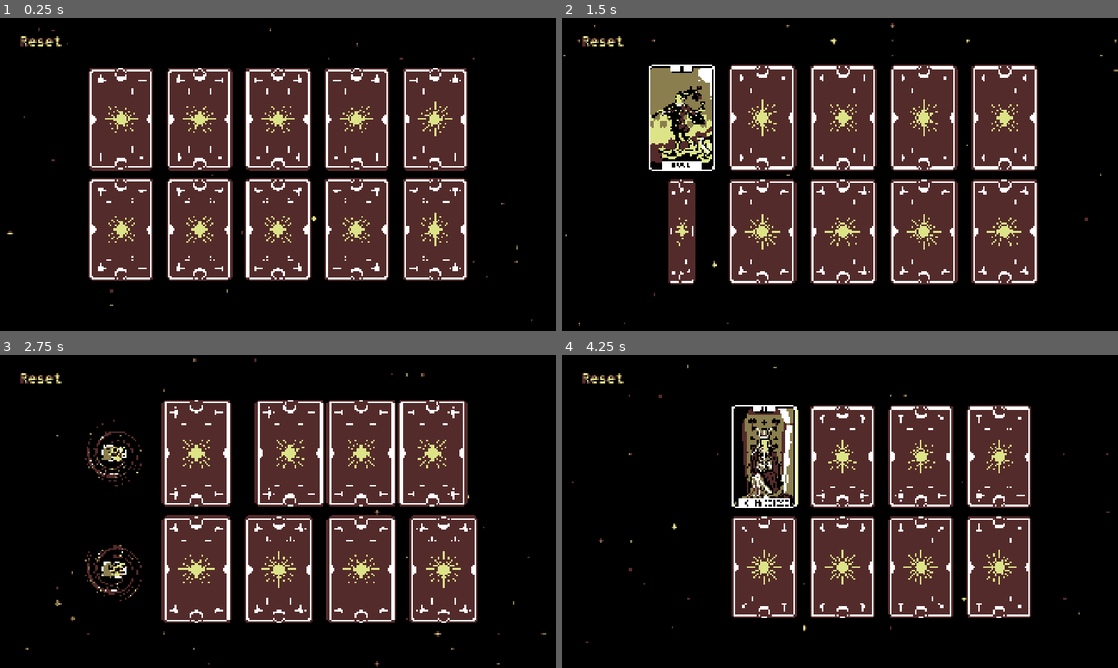
Above: before the commit, frames 1-4 (two rows, left to right).
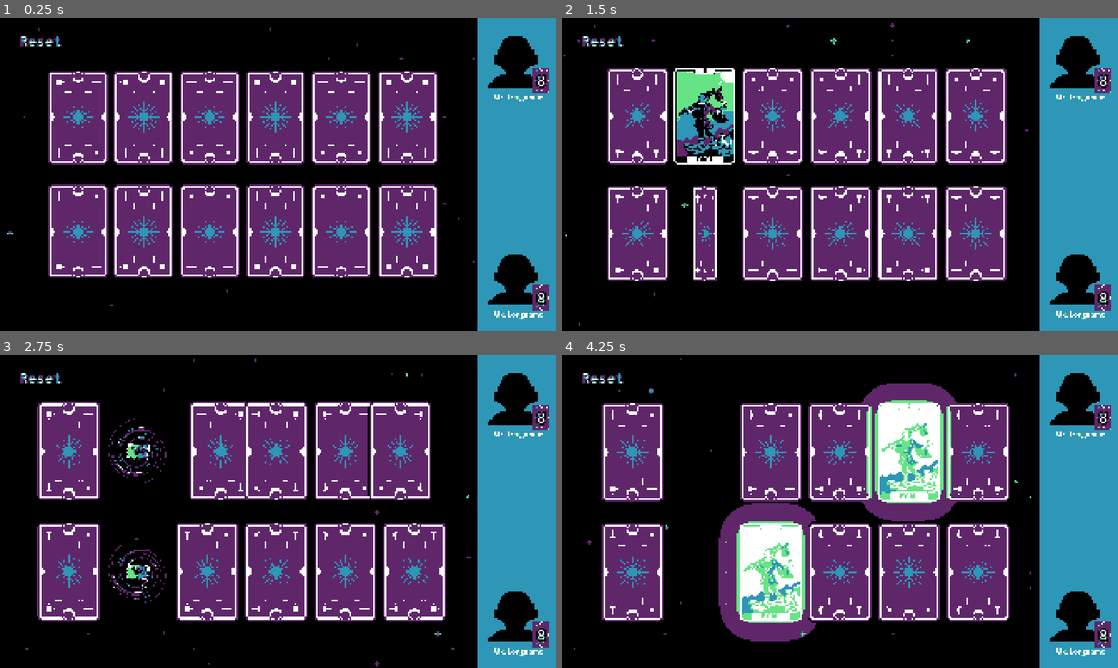
Above: after the commit, the same moments.

Repository: Raisinaut/summer-slow-jam-2026
Game: Godot game, scene res://gameplay/levels/level.tscn
Same seed, same stepped clock (60 frames per second), same inputs: the game is played once before the commit and once after it.
Inputs (mouse positions are in pixels of both pictures, inside the frame that each line leads up to):
- Up to frame 1 (0.25 s): no input
- Up to frame 2 (1.5 s): click (684, 118) at 0.52 s; click (684, 230) at 1.27 s
- Up to frame 3 (2.75 s): move the mouse to (400, 495) at 2.02 s
- Up to frame 4 (4.25 s): move the mouse to (728, 527) at 2.77 s; click (762, 455) at 3.52 s

The runs differ from the first frame. In frame 1, 60% of the frame differs, in the area x 1-100%, y 0-100%; in frame 2, 60%, in the area x 0-100%, y 0-100%; in frame 3, 58%; in frame 4, 57%.

Commit message:
Interface work + baseline opponent functionality

Diff:
--- a/automatic_card_swap_idea/godot/gameplay/card/card.gd
+++ b/automatic_card_swap_idea/godot/gameplay/card/card.gd
@@ -117,7 +117,7 @@
 func hint() -> Tween:
 	var max_alpha = 0.7
 	var flicker_count : int = 1
-	var flicker_duration : float = hint_duration * 0.8 / flicker_count
+	var flicker_duration : float = hint_duration * 0.7 / flicker_count
 	var fade_duration : float = hint_duration - flicker_duration
 	# reset tween
 	if hint_tween: hint_tween.kill()
--- a/automatic_card_swap_idea/godot/gameplay/card_grid/card_grid.gd
+++ b/automatic_card_swap_idea/godot/gameplay/card_grid/card_grid.gd
@@ -46,7 +46,7 @@
 func generate_data_variants() -> void:
 	card_textures.shuffle()
 	if variant_count > card_textures.size():
-		push_error("Variant_count should not be greater than the number of card textures")
+		push_error("variant_count should not be greater than the number of card textures")
 		variant_count = card_textures.size()
 	for i in variant_count:
 		var data = CardData.new()
@@ -76,7 +76,7 @@
 			var c = create_card(draw_shuffled_card_data())
 			var coords = Vector2(x, y)
 			#card_coords[coords] = c
-			c.position = card_area * coords + card_center_offset
+			c.global_position = card_area * coords + card_center_offset
 			c.ready.connect(maximize_card_size.bind(c, max_card_size))
 			c.started_flip.connect(_on_card_started_flip.bind(c))
 			c.just_matched.connect(active_cards.erase.bind(c))
@@ -121,6 +121,7 @@
 		#incorrect_match()
 		await incorrect_match()
 	attempted_match.emit(correct)
+	print("match")
 	set_all_cards_interaction_disabled(false)
 
 func correct_match() -> void:
@@ -215,7 +216,7 @@
 
 
 
-# CHECKS -----------------------------------------------------------------------
+# UTILITY ----------------------------------------------------------------------
 func check_grid_validity() -> void:
 	if not is_node_ready():
 		await ready
@@ -224,3 +225,13 @@
 
 func max_item_count() -> int:
 	return columns * rows
+
+func get_random_cards(qty: int) -> Array[Card]:
+	var card_array : Array[Card] = []
+	if qty > active_cards.size():
+		push_error("Not enough active cards to retrieve a quantity of ", qty)
+	else:
+		active_cards.shuffle()
+		for i in qty:
+			card_array.append(active_cards[i])
+	return card_array
--- a/automatic_card_swap_idea/godot/gameplay/card_grid/card_grid.tscn
+++ b/automatic_card_swap_idea/godot/gameplay/card_grid/card_grid.tscn
@@ -24,6 +24,9 @@
 [ext_resource type="Texture2D" uid="uid://b0qfn184bvy8g" path="res://assets/textures/tarot/front/tarot_20.png" id="22_d8gg6"]
 [ext_resource type="Texture2D" uid="uid://xog2dbqn2f16" path="res://assets/textures/tarot/front/tarot_21.png" id="23_p5be7"]
 [ext_resource type="Texture2D" uid="uid://blc7xxt6h43vn" path="res://assets/textures/tarot/front/tarot_22.png" id="24_mw6qv"]
+[ext_resource type="Script" uid="uid://b2187jctll4mi" path="res://resources/_classes/card_data.gd" id="25_7eeo5"]
+[ext_resource type="Resource" uid="uid://b5gvw6uqjxfpe" path="res://resources/cards/0_fool.tres" id="26_bsrv0"]
+[ext_resource type="Resource" uid="uid://dwoti70apphj8" path="res://resources/cards/2_high_priestess.tres" id="27_bsrv0"]
 
 [node name="CardGrid" type="ReferenceRect" unique_id=1332015568]
 anchors_preset = 15
@@ -38,6 +41,7 @@
 script = ExtResource("1_p3vks")
 card_scene = ExtResource("2_h4w2n")
 card_textures = Array[Texture]([ExtResource("3_m1ii6"), ExtResource("4_3ti78"), ExtResource("5_7eeo5"), ExtResource("6_ …(456 unchanged characters)…
+data_variants = Array[ExtResource("25_7eeo5")]([ExtResource("26_bsrv0"), ExtResource("27_bsrv0")])
 
 [node name="Cards" type="Node2D" parent="." unique_id=242925306]
 unique_name_in_owner = true
--- /dev/null
+++ b/automatic_card_swap_idea/godot/gameplay/interface/components/player_info.tscn
@@ -0,0 +1,71 @@
+[gd_scene format=3 uid="uid://bsy60aj35m02t"]
+
+[ext_resource type="Script" uid="uid://cmj5d2pumvmbs" path="res://gameplay/interface/components/scripts/player_info.gd" id="1_2t1gg"]
+[ext_resource type="Texture2D" uid="uid://1s87du572syk" path="res://assets/textures/portraits/placeholder.png" id="1_p3s06"]
+[ext_resource type="Texture2D" uid="uid://7xbw03vhxpkd" path="res://assets/textures/tarot/front/tarot_back.png" id="2_y7p88"]
+
+[sub_resource type="StyleBoxEmpty" id="StyleBoxEmpty_bjb5o"]
+
+[sub_resource type="StyleBoxEmpty" id="StyleBoxEmpty_37yhw"]
+
+[sub_resource type="StyleBoxEmpty" id="StyleBoxEmpty_ynhvx"]
+
+[sub_resource type="LabelSettings" id="LabelSettings_bvnae"]
+font_size = 50
+outline_size = 24
+outline_color = Color(0, 0, 0, 1)
+
+[sub_resource type="LabelSettings" id="LabelSettings_37yhw"]
+font_size = 24
+
+[node name="PlayerInfo" type="PanelContainer" unique_id=441934147]
+theme_override_styles/panel = SubResource("StyleBoxEmpty_bjb5o")
+script = ExtResource("1_2t1gg")
+
+[node name="VBoxContainer" type="VBoxContainer" parent="." unique_id=435390322]
+layout_mode = 2
+theme_override_constants/separation = -4
+
+[node name="PanelContainer" type="PanelContainer" parent="VBoxContainer" unique_id=1146553778]
+layout_mode = 2
+theme_override_styles/panel = SubResource("StyleBoxEmpty_37yhw")
+
+[node name="MarginContainer" type="MarginContainer" parent="VBoxContainer/PanelContainer" unique_id=915873266]
+layout_mode = 2
+theme_override_constants/margin_right = 20
+theme_override_constants/margin_bottom = 20
+
+[node name="Portrait" type="TextureRect" parent="VBoxContainer/PanelContainer/MarginContainer" unique_id=278425359]
+unique_name_in_owner = true
+texture_filter = 1
+custom_minimum_size = Vector2(200, 200)
+layout_mode = 2
+texture = ExtResource("1_p3s06")
+expand_mode = 1
+stretch_mode = 5
+
+[node name="PanelContainer" type="PanelContainer" parent="VBoxContainer/PanelContainer" unique_id=744230521]
+custom_minimum_size = Vector2(60, 90)
+layout_mode = 2
+size_flags_horizontal = 8
+size_flags_vertical = 8
+theme_override_styles/panel = SubResource("StyleBoxEmpty_ynhvx")
+
+[node name="CardTexture" type="TextureRect" parent="VBoxContainer/PanelContainer/PanelContainer" unique_id=1959899117]
+layout_mode = 2
+texture = ExtResource("2_y7p88")
+expand_mode = 1
+stretch_mode = 5
+
+[node name="Label" type="Label" parent="VBoxContainer/PanelContainer/PanelContainer" unique_id=634692920]
+layout_mode = 2
+text = "8"
+label_settings = SubResource("LabelSettings_bvnae")
+horizontal_alignment = 1
+
+[node name="NameLabel" type="Label" parent="VBoxContainer" unique_id=1353557119]
+unique_name_in_owner = true
+layout_mode = 2
+text = "Mx. Longname"
+label_settings = SubResource("LabelSettings_37yhw")
+horizontal_alignment = 1
--- /dev/null
+++ b/automatic_card_swap_idea/godot/gameplay/interface/components/scripts/player_info.gd
@@ -0,0 +1,16 @@
+class_name PlayerInfo
+extends PanelContainer
+
+var portrait_texture : Texture = null : set = set_portrait_texture
+var name_text : String = "" : set = set_name_text
+
+@onready var portrait: TextureRect = %Portrait
+@onready var name_label: Label = %NameLabel
+
+func set_portrait_texture(val) -> void:
+	portrait_texture = val
+	portrait.texture = val
+
+func set_name_text(val) -> void:
+	name_text = val
+	name_label.text = val
--- /dev/null
+++ b/automatic_card_swap_idea/godot/gameplay/interface/interface.gd
@@ -0,0 +1,14 @@
+extends Control
+
+@onready var opponent_info: PlayerInfo = %OpponentInfo
+@onready var user_info: PlayerInfo = %UserInfo
+@onready var field_area: Control = %FieldArea
+
+var field_input_disabled : bool = false : set = set_field_input_disabled
+
+func set_field_input_disabled(state) -> void:
+	field_input_disabled = state
+	if field_input_disabled:
+		field_area.mouse_filter = Control.MOUSE_FILTER_STOP
+	else:
+		field_area.mouse_filter = Control.MOUSE_FILTER_IGNORE
--- /dev/null
+++ b/automatic_card_swap_idea/godot/gameplay/interface/interface.tscn
@@ -0,0 +1,67 @@
+[gd_scene format=3 uid="uid://ccle7011x2ap8"]
+
+[ext_resource type="Script" uid="uid://crs6v4ioj7roi" path="res://gameplay/interface/interface.gd" id="1_pd7gn"]
+[ext_resource type="PackedScene" uid="uid://bsy60aj35m02t" path="res://gameplay/interface/components/player_info.tscn" id="2_ynhvx"]
+
+[sub_resource type="StyleBoxFlat" id="StyleBoxFlat_ynhvx"]
+
+[node name="Interface" type="Control" unique_id=1003739285]
+layout_mode = 3
+anchors_preset = 15
+anchor_right = 1.0
+anchor_bottom = 1.0
+grow_horizontal = 2
+grow_vertical = 2
+mouse_filter = 2
+script = ExtResource("1_pd7gn")
+
+[node name="MarginContainer" type="MarginContainer" parent="." unique_id=2069500080]
+layout_mode = 1
+anchors_preset = 15
+anchor_right = 1.0
+anchor_bottom = 1.0
+grow_horizontal = 2
+grow_vertical = 2
+mouse_filter = 2
+metadata/_edit_lock_ = true
+
+[node name="HBoxContainer" type="HBoxContainer" parent="MarginContainer" unique_id=1773350136]
+layout_mode = 2
+mouse_filter = 2
+
+[node name="FieldArea" type="Control" parent="MarginContainer/HBoxContainer" unique_id=881638261]
+unique_name_in_owner = true
+layout_mode = 2
+size_flags_horizontal = 3
+mouse_filter = 2
+
+[node name="InfoPanel" type="PanelContainer" parent="MarginContainer/HBoxContainer" unique_id=1163266433]
+layout_mode = 2
+size_flags_horizontal = 8
+size_flags_vertical = 3
+mouse_filter = 2
+theme_override_styles/panel = SubResource("StyleBoxFlat_ynhvx")
+
+[node name="MarginContainer" type="MarginContainer" parent="MarginContainer/HBoxContainer/InfoPanel" unique_id=656782299]
+layout_mode = 2
+mouse_filter = 2
+theme_override_constants/margin_left = 30
+theme_override_constants/margin_top = 40
+theme_override_constants/margin_right = 20
+theme_override_constants/margin_bottom = 40
+
+[node name="VBoxContainer" type="VBoxContainer" parent="MarginContainer/HBoxContainer/InfoPanel/MarginContainer" unique_id=486943149]
+layout_mode = 2
+mouse_filter = 2
+
+[node name="OpponentInfo" parent="MarginContainer/HBoxContainer/InfoPanel/MarginContainer/VBoxContainer" unique_id=441934147 instance=ExtResource("2_ynhvx")]
+unique_name_in_owner = true
+layout_mode = 2
+
+[node name="Spacer" type="Control" parent="MarginContainer/HBoxContainer/InfoPanel/MarginContainer/VBoxContainer" unique_id=1161250153]
+layout_mode = 2
+size_flags_vertical = 3
+
+[node name="UserInfo" parent="MarginContainer/HBoxContainer/InfoPanel/MarginContainer/VBoxContainer" unique_id=1234634042 instance=ExtResource("2_ynhvx")]
+unique_name_in_owner = true
+layout_mode = 2
--- a/automatic_card_swap_idea/godot/gameplay/levels/level.gd
+++ b/automatic_card_swap_idea/godot/gameplay/levels/level.gd
@@ -2,10 +2,27 @@
 
 @onready var card_grid: CardGrid = %CardGrid
 @onready var camera: = %Camera
+@onready var opponent: Opponent = %Opponent
+@onready var interface: = %Interface
 
+@export var is_user_turn : bool = true : set = set_is_user_turn
 
 func _ready() -> void:
 	card_grid.lockout_changed.connect(_on_card_grid_lockout_changed)
+	card_grid.attempted_match.connect(_on_card_grid_attempted_match)
 
+
+# SIGNALS ----------------------------------------------------------------------
 func _on_card_grid_lockout_changed(state : bool) -> void:
 		camera.target_zoom = 1.05 if state else 1.0
+
+func _on_card_grid_attempted_match(_correct : bool) -> void:
+	is_user_turn = not is_user_turn
+
+
+# SETTERS ----------------------------------------------------------------------
+func set_is_user_turn(val) -> void:
+	is_user_turn = val
+	if not is_user_turn:
+		opponent.play()
+	interface.field_input_disabled = not is_user_turn
--- a/automatic_card_swap_idea/godot/gameplay/levels/level.tscn
+++ b/automatic_card_swap_idea/godot/gameplay/levels/level.tscn
@@ -2,19 +2,18 @@
 
 [ext_resource type="Script" uid="uid://3nm0j4cpwjv8" path="res://gameplay/levels/level.gd" id="1_35olu"]
 [ext_resource type="PackedScene" uid="uid://bevgixiukmncn" path="res://gameplay/card_grid/card_grid.tscn" id="1_awt3i"]
+[ext_resource type="Script" uid="uid://c8438fi6cvjry" path="res://gameplay/opponent/opponent.gd" id="2_5mggc"]
 [ext_resource type="Texture2D" uid="uid://pne1dtcnmwev" path="res://assets/textures/particles/pixel_star_sheet.png" id="2_067t3"]
 [ext_resource type="Script" uid="uid://c515v3457u4xi" path="res://gameplay/levels/CPUParticlesGrid2D.gd" id="3_067t3"]
 [ext_resource type="FontFile" uid="uid://dt5duracmsa8h" path="res://assets/fonts/Sometype_Mono/static/SometypeMono-Medium.ttf" id="4_4bmxb"]
 [ext_resource type="Script" uid="uid://dal1oawmia0yq" path="res://gameplay/levels/debug_overlay.gd" id="4_qe303"]
-[ext_resource type="Script" uid="uid://b2187jctll4mi" path="res://resources/_classes/card_data.gd" id="5_wadyn"]
-[ext_resource type="Resource" uid="uid://b5gvw6uqjxfpe" path="res://resources/cards/0_fool.tres" id="6_5mggc"]
-[ext_resource type="Resource" uid="uid://dwoti70apphj8" path="res://resources/cards/2_high_priestess.tres" id="7_5mggc"]
+[ext_resource type="PackedScene" uid="uid://ccle7011x2ap8" path="res://gameplay/interface/interface.tscn" id="4_t62bn"]
 [ext_resource type="Texture2D" uid="uid://bkwjvfq8y3mcg" path="res://assets/textures/palettes/bw_palette.png" id="7_x3pin"]
 [ext_resource type="Script" uid="uid://d4exmh2c4d8jw" path="res://gameplay/camera/camera.gd" id="8_scvkp"]
 [ext_resource type="Texture2D" uid="uid://cljngxm14hkso" path="res://assets/textures/tarot/front/tarot_1.png" id="8_u1phi"]
 [ext_resource type="Texture2D" uid="uid://bcqgrelbghla" path="res://assets/textures/tarot/front/00.png" id="9_c6mru"]
 [ext_resource type="Shader" uid="uid://bf4fahpf537ou" path="res://shaders/palette_adapt.gdshader" id="9_x3pin"]
-[ext_resource type="Texture2D" uid="uid://bsedxrra4dp7" path="res://assets/textures/palettes/palettes5.png" id="11_c6mru"]
+[ext_resource type="Texture2D" uid="uid://bx5pi67tf2sew" path="res://assets/textures/palettes/palettes7.png" id="13_wadyn"]
 
 [sub_resource type="CanvasItemMaterial" id="CanvasItemMaterial_rkly2"]
 particles_animation = true
@@ -44,15 +43,32 @@
 
 [sub_resource type="ShaderMaterial" id="ShaderMaterial_bvnae"]
 shader = ExtResource("9_x3pin")
-shader_parameter/palette = ExtResource("11_c6mru")
+shader_parameter/palette = ExtResource("13_wadyn")
 
 [node name="level" type="Node2D" unique_id=981335232]
 script = ExtResource("1_35olu")
 
-[node name="Parallax2D" type="Parallax2D" parent="." unique_id=1874696147]
+[node name="Opponent" type="Node" parent="." unique_id=427445362 node_paths=PackedStringArray("card_grid")]
+unique_name_in_owner = true
+script = ExtResource("2_5mggc")
+card_grid = NodePath("../CardGrid")
+
+[node name="UI" type="CanvasLayer" parent="." unique_id=1309715626]
+
+[node name="Interface" parent="UI" unique_id=1003739285 instance=ExtResource("4_t62bn")]
+unique_name_in_owner = true
+
+[node name="Camera" type="Camera2D" parent="." unique_id=405246072]
+unique_name_in_owner = true
+position = Vector2(960, 540)
+script = ExtResource("8_scvkp")
+
+[node name="BackgrondEffects" type="Node2D" parent="." unique_id=595064873]
+
+[node name="Parallax2D" type="Parallax2D" parent="BackgrondEffects" unique_id=1874696147]
 scroll_scale = Vector2(0.4, 0.4)
 
-[node name="Stars" type="CPUParticles2D" parent="Parallax2D" unique_id=630954953]
+[node name="Stars" type="CPUParticles2D" parent="BackgrondEffects/Parallax2D" unique_id=630954953]
 texture_filter = 1
 material = SubResource("CanvasItemMaterial_rkly2")
 position = Vector2(973, 540)
@@ -75,10 +91,10 @@
 area_extents = Vector2(940, 500)
 point_spacing = 50
 
-[node name="Parallax2D2" type="Parallax2D" parent="." unique_id=394575221]
+[node name="Parallax2D2" type="Parallax2D" parent="BackgrondEffects" unique_id=394575221]
 scroll_scale = Vector2(0.2, 0.2)
 
-[node name="Stars" type="CPUParticles2D" parent="Parallax2D2" unique_id=3366944]
+[node name="Stars" type="CPUParticles2D" parent="BackgrondEffects/Parallax2D2" unique_id=3366944]
 modulate = Color(1, 1, 1, 0.5019608)
 texture_filter = 1
 material = SubResource("CanvasItemMaterial_rkly2")
@@ -102,10 +118,10 @@
 area_extents = Vector2(940, 500)
 point_spacing = 50
 
-[node name="Parallax2D3" type="Parallax2D" parent="." unique_id=2020009004]
+[node name="Parallax2D3" type="Parallax2D" parent="BackgrondEffects" unique_id=2020009004]
 scroll_scale = Vector2(0.1, 0.1)
 
-[node name="Stars" type="CPUParticles2D" parent="Parallax2D3" unique_id=1791418124]
+[node name="Stars" type="CPUParticles2D" parent="BackgrondEffects/Parallax2D3" unique_id=1791418124]
 modulate = Color(1, 1, 1, 0.5019608)
 texture_filter = 1
 material = SubResource("CanvasItemMaterial_rkly2")
@@ -131,23 +147,12 @@
 
 [node name="CardGrid" parent="." unique_id=1332015568 instance=ExtResource("1_awt3i")]
 unique_name_in_owner = true
-anchors_preset = 8
-anchor_left = 0.5
-anchor_top = 0.5
-anchor_right = 0.5
-anchor_bottom = 0.5
-offset_left = 282.66675
-offset_top = 159.0
-offset_right = 1637.3333
-offset_bottom = 921.0
-columns = 5
+offset_left = 156.0
+offset_top = 145.0
+offset_right = 1520.0
+offset_bottom = 935.0
+columns = 6
 rows = 2
-data_variants = Array[ExtResource("5_wadyn")]([ExtResource("6_5mggc"), ExtResource("7_5mggc")])
-
-[node name="Camera" type="Camera2D" parent="." unique_id=405246072]
-unique_name_in_owner = true
-position = Vector2(960, 540)
-script = ExtResource("8_scvkp")
 
 [node name="BackgroundColor" type="CanvasLayer" parent="." unique_id=2094685529]
 layer = -10
--- /dev/null
+++ b/automatic_card_swap_idea/godot/gameplay/opponent/opponent.gd
@@ -0,0 +1,14 @@
+class_name Opponent
+extends Node
+
+@export var display_name : String
+@export var portrait_texture : Texture
+@export var card_grid : CardGrid
+
+var can_play : bool = false
+var card_memory : Array[Card] = []
+
+func play() -> void:
+	var random_selection = card_grid.get_random_cards(2)
+	for i : Card in random_selection:
+		await i.flip()
Binary file added: automatic_card_swap_idea/godot/assets/textures/portraits/placeholder.aseprite
Binary file added: automatic_card_swap_idea/godot/assets/textures/portraits/placeholder.png
Not shown, added: automatic_card_swap_idea/godot/assets/textures/portraits/placeholder.png.import
Not shown, added: automatic_card_swap_idea/godot/gameplay/interface/components/scripts/player_info.gd.uid
Not shown, added: automatic_card_swap_idea/godot/gameplay/interface/interface.gd.uid
Not shown, added: automatic_card_swap_idea/godot/gameplay/opponent/opponent.gd.uid
Not shown, added: automatic_card_swap_idea/external/preproduction/mockups.aseprite
